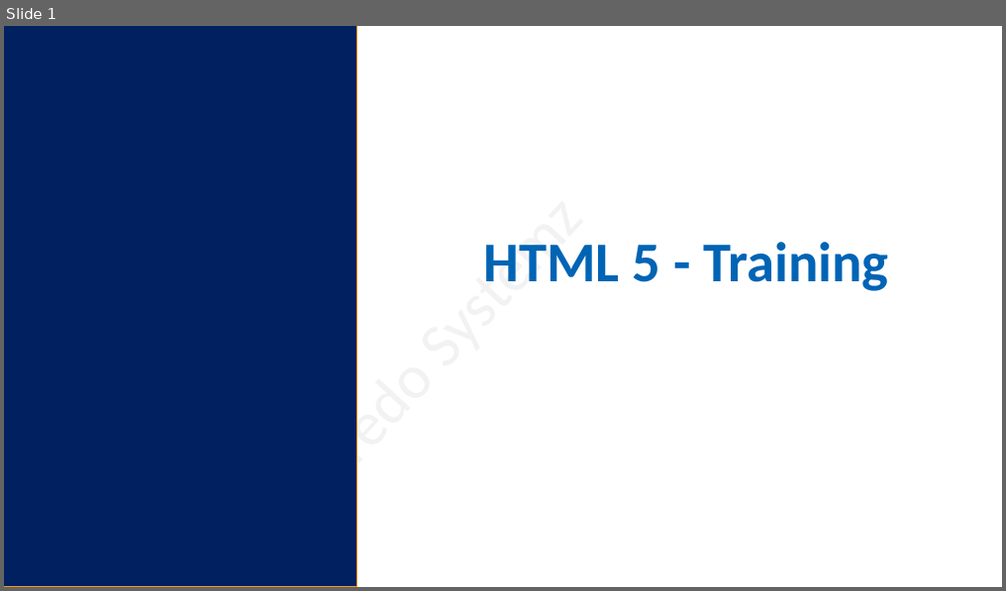
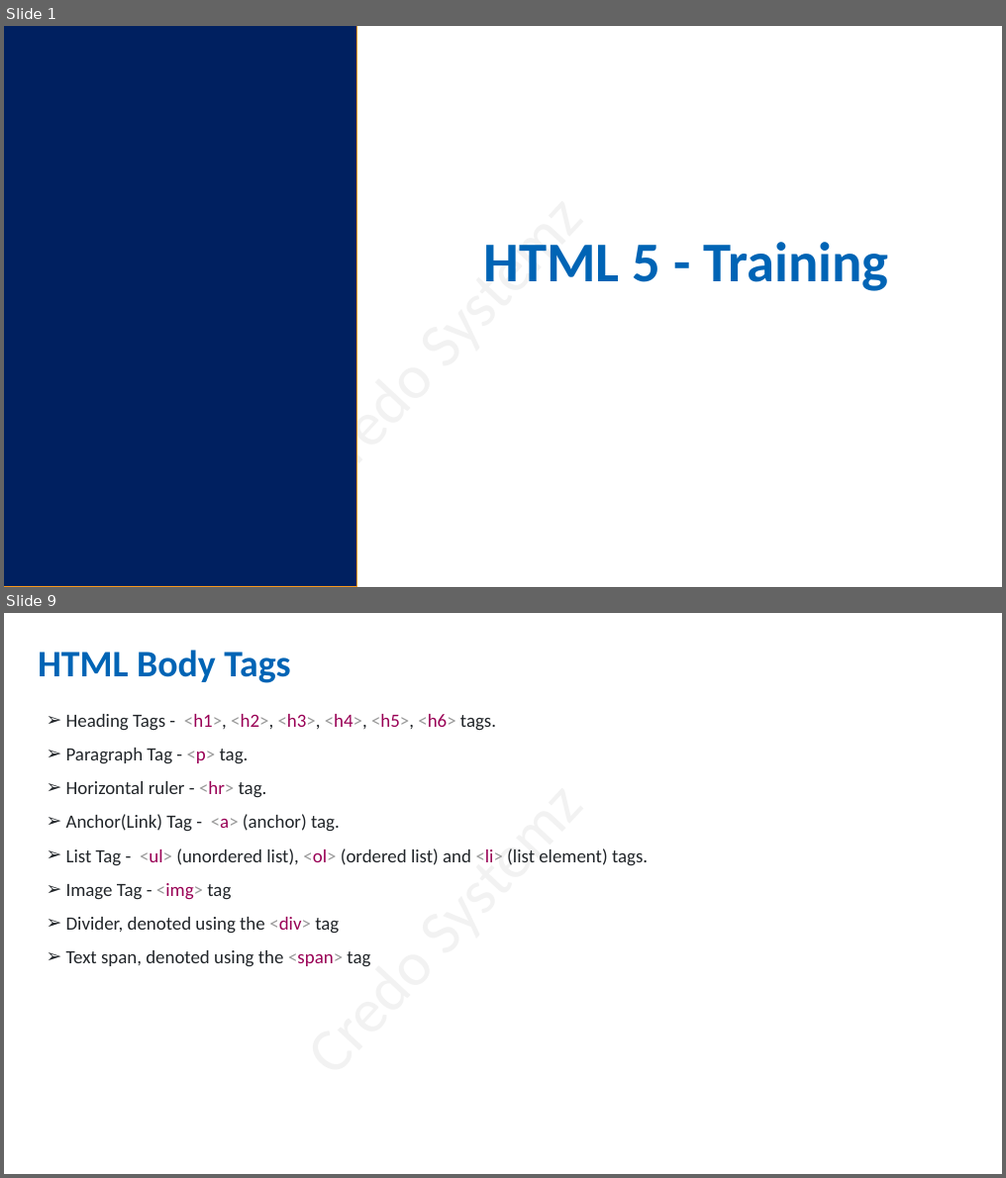
Before and after one commit to salman3009/newtownJuneBatch, a slide deck: June_Batch/16-06-22/html_16_06_22.pptx. Shown one above the other, each under a label of ours: slide 1 before the commit, slides 1 and 9 after it; the slides between them are not shown. The pictures are 1006x591 and 1006x1178 pixels, drawn with LibreOffice and Linux fonts; fonts in the diff are those of the drawing. Boxes give left, top, right and bottom in pixels: in the first picture for what was removed or moved away, otherwise in the second. Text is boxed around its words. In the diff, an @@ line names an element or a change of style, - is before the commit and + after.

```diff
--- a/June_Batch/16-06-22/html_16_06_22.pptx
+++ b/June_Batch/16-06-22/html_16_06_22.pptx
@@ slide 9 added at (4, 613, 1002, 1174), background #FFFFFF; not listed: 1 template element that a slide beside it also shows @@
@@ text added at (38, 650, 290, 683), 36 pt, text #0064B5, bold @@
+HTML Body Tags
@@ text added at (66, 714, 648, 967), 18 pt, text #212529 @@
+➢ Heading Tags - <h1>, <h2>, <h3>, <h4>, <h5>, <h6> tags.
+➢ Paragraph Tag - <p> tag.
+➢ Horizontal ruler - <hr> tag.
+➢ Anchor(Link) Tag - <a> (anchor) tag.
+➢ List Tag - <ul> (unordered list), <ol> (ordered list) and <li> (list element) tags.
+➢ Image Tag - <img> tag
+➢ Divider, denoted using the <div> tag
+➢ Text span, denoted using the <span> tag
```
Also in this commit, not shown: 1 slide changed, 22 other slides added, 5 slides removed, 2 other files.
